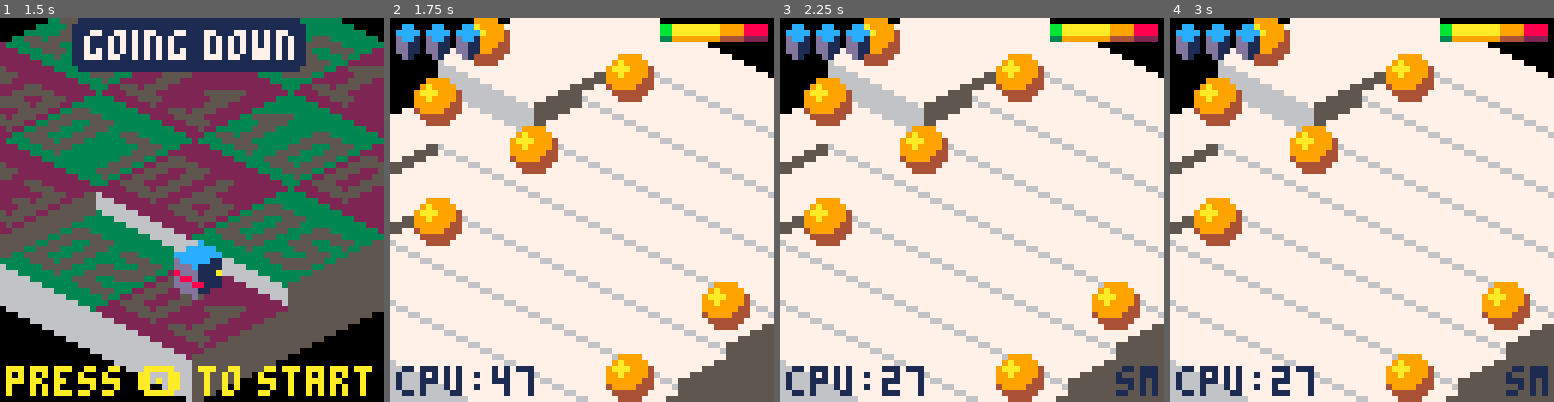
Above: before the commit, frames 1-4 (left to right).
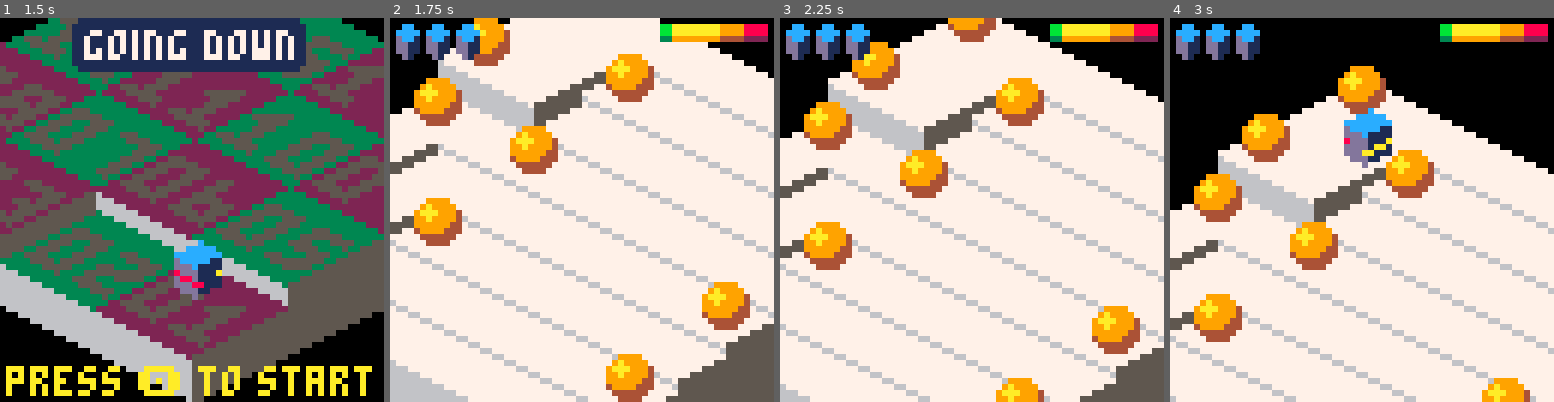
Above: after the commit, the same moments.

Repository: erwinbonsma/BumbleBotsPico8
Game: PICO-8 cartridge bumblebots-lowrez.p8
The game is run twice, just before and just after one commit, with the same random seed, the same clock (stepped at 60 frames per second) and the same inputs.
Inputs:
- Up to frame 1 (1.5 s): tap X (X key) at 0.33, 1.07 s; tap O (Z key) at 0.7 s
- Up to frame 2 (1.75 s): hold Right from 1.6 s (still down); tap O (Z key) at 1.7 s
- Up to frame 3 (2.25 s): tap X (X key) at 1.85 s; release Right at 2.1 s; tap O (Z key) at 2.1 s; hold Up from 2.15 s (still down)
- Up to frame 4 (3 s): release Up at 2.42 s; hold Right from 2.47 s (still down); tap O (Z key) at 2.5, 2.9 s; tap X (X key) at 2.97 s

Frame 1 is identical in both runs. In frame 2, 1.1% of the frame differs, in the area x 1-38%, y 90-99%; in frame 3, 36%; in frame 4, 54%, in the area x 0-100%, y 0-100%.

Commit message:
Removed debug code

Diff:
--- a/bumblebots-lowrez.p8
+++ b/bumblebots-lowrez.p8
@@ -2588,10 +2588,6 @@
  local display_score=0
  local hiscore=progress_mgr.hiscore()
 
- --todo: remove
- local slowcnt=0
- local slowmo=false
-
  me.level_num=level_num
  me.score=0
 
@@ -2622,25 +2618,9 @@
   if anim then
    anim.draw()
   end
-
-  if slowmo then
-   print("sm",56,58,1)
-  end
-
-  print("cpu:"..flr(stat(1)*100),1,58,1)
  end
 
  function me.update()
-  slowcnt+=1
-  if slowcnt%20!=0 and slowmo then
-   return
-  end
-
-  --debug only, todo: remove
-  if btnp(5) then
-   slowmo=not slowmo
-  end
-
   clock+=1
 
   if anim then
